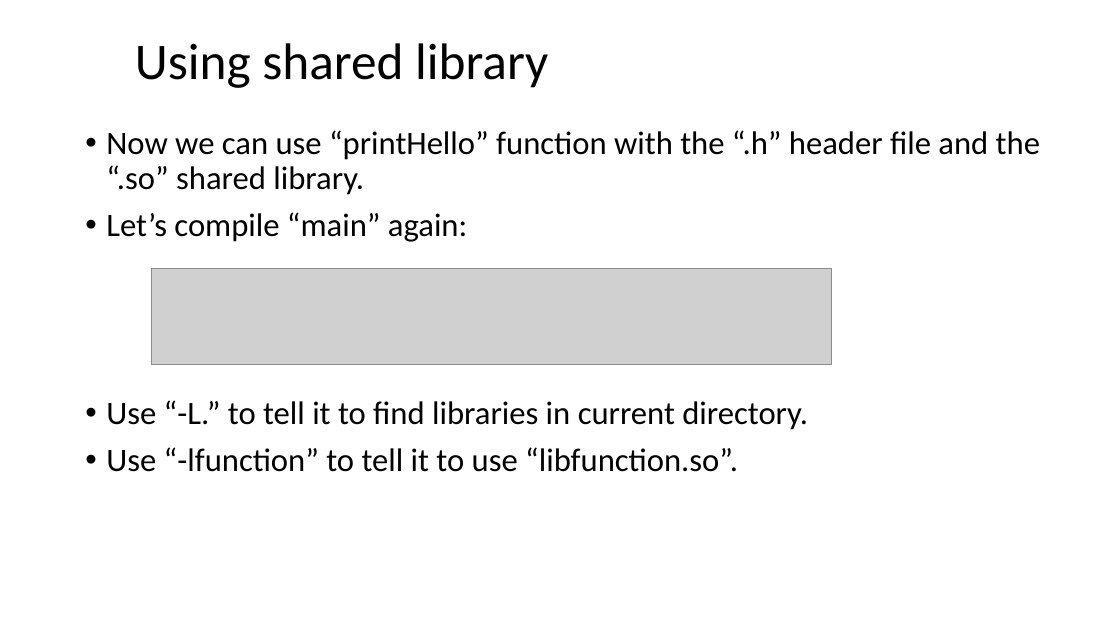
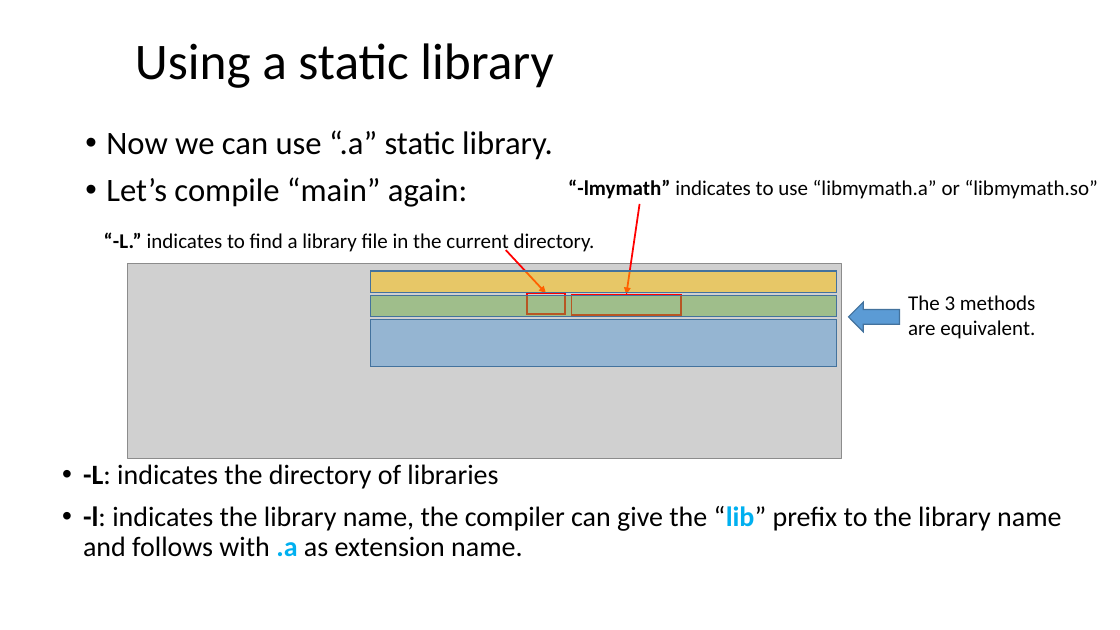
Before and after one commit to ShiqiYu/CPP, a slide deck: slide 8 of week06/Lab06.pptx (slide 39 before the commit). Drawn at 1120x630 pixels with LibreOffice and Linux fonts; fonts in the diff are those of the drawing; grey boxes stand for pictures; background and template pictures are left out. Boxes give left, top, right and bottom in pixels: in the first picture for what was removed or moved away, otherwise in the second. Text is boxed around its words. In the diff, an @@ line names an element or a change of style, - is before the commit and + after.

```diff
--- a/week06/Lab06.pptx
+++ b/week06/Lab06.pptx
@@ title at box(135, 43, 553, 88): text changed @@
-Using shared library
+Using a static library
@@ text at box(106, 130, 553, 160): text changed @@
-• Now we can use “printHello” function with the “.h” header file and the “.so” shared library.
+• Now we can use “.a” static library.
@@ text added at box(568, 179, 1098, 199), 18 pt, text #000000 @@
+“-lmymath” indicates to use “libmymath.a” or “libmymath.so”
@@ arrow added from (639, 204) to (627, 295), #FF0000 1.5 pt @@
@@ text added at box(104, 232, 595, 254), 18 pt, text #000000 @@
+“-L.” indicates to find a library file in the current directory.
@@ picture: place and size @@
-picture at box(152, 268, 832, 365)
+picture at box(128, 263, 842, 458)
@@ arrow added from (506, 250) to (546, 293), #FF0000 1.5 pt @@
@@ rectangle added at box(371, 296, 836, 318), fill #70AD47 at 50% opacity, outline #43739E 1 pt @@
@@ rectangle added at box(371, 271, 836, 293), fill #FFC000 at 50% opacity, outline #43739E 1 pt @@
@@ rectangle added at box(527, 293, 565, 313), outline #FF0000 1.5 pt @@
@@ rectangle added at box(571, 295, 681, 315), outline #FF0000 1.5 pt @@
@@ text added at box(908, 295, 1035, 339), 18 pt, text #000000 @@
+The 3 methods
+are equivalent.
@@ rectangle added at box(371, 320, 836, 367), fill #5B9BD5 at 50% opacity, outline #43739E 1 pt @@
@@ left arrow added at box(849, 302, 900, 332), fill #5B9BD5, outline #43739E 1 pt @@
@@ text at box(106, 400, 808, 472): paragraphs removed @@
-• Use “-L.” to tell it to find libraries in current directory.
-• Use “-lfunction” to tell it to use “libfunction.so”.
@@ text added at box(83, 464, 1061, 557), 24 pt, text #000000 @@
+• -L: indicates the directory of libraries
+• -l: indicates the library name, the compiler can give the “lib” prefix to the library name and follows with .a as extension name.
```
Also in this commit, not shown: 3 other slides changed, 9 slides added, 40 slides removed, 4 other files.
